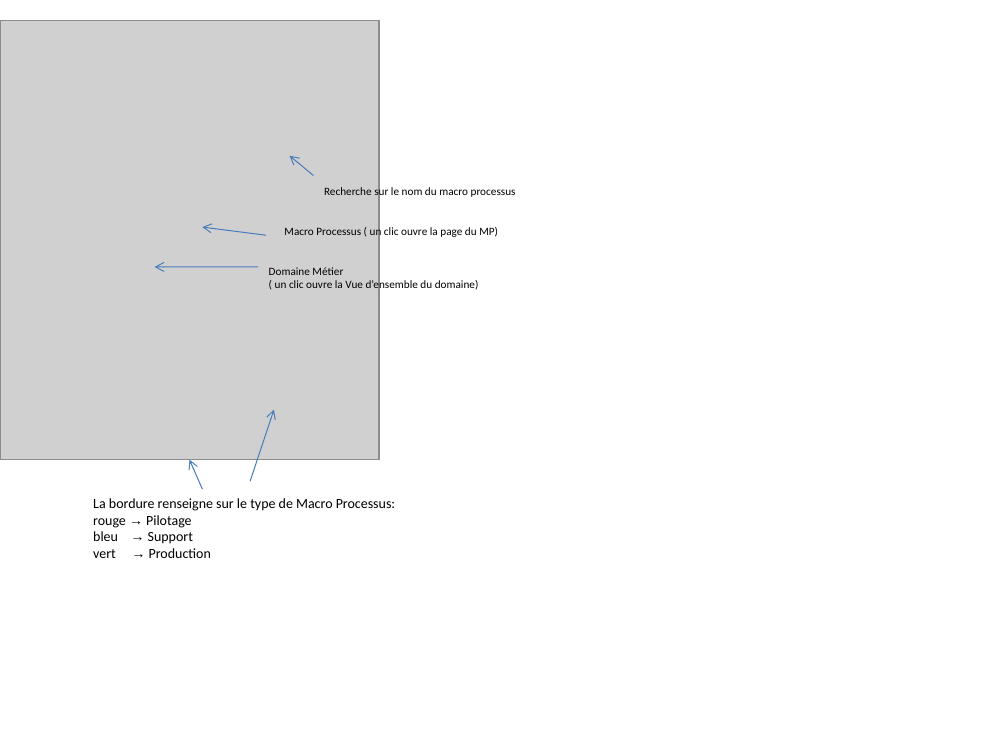
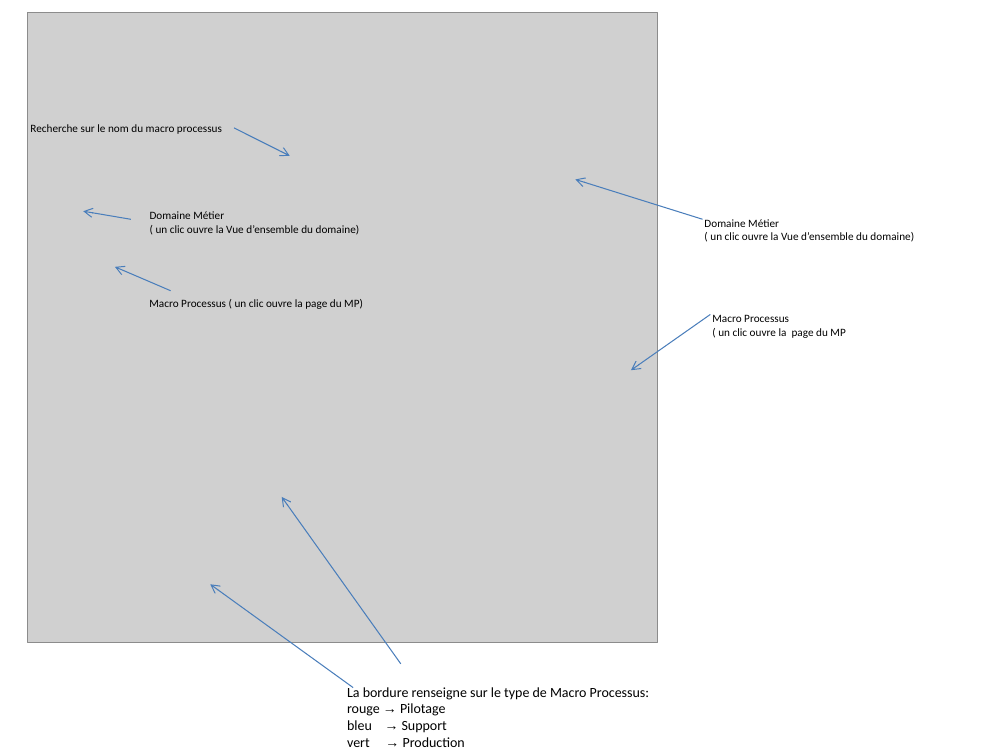
Before and after one commit to nadinew/site-urba, a slide deck: slide 5 of images/aide/aide.ppt. Drawn at 1008x756 pixels with LibreOffice and Linux fonts; fonts in the diff are those of the drawing; grey boxes stand for pictures. Boxes give left, top, right and bottom in pixels: in the first picture for what was removed or moved away, otherwise in the second. Text is boxed around its words. In the diff, an @@ line names an element or a change of style, - is before the commit and + after.

```diff
--- a/images/aide/aide.ppt
+++ b/images/aide/aide.ppt
@@ picture: place and size @@
-picture at <box>0,21,379,460</box>
+picture at <box>27,13,657,643</box>
@@ text "Recherche sur le nom du ...": place and size @@
-text "Recherche sur le nom du ..." at <box>324,186,516,199</box>
+text "Recherche sur le nom du ..." at <box>30,124,222,134</box>
@@ arrow moved from (313, 175) - (289, 155) to (234, 128) - (289, 156) @@
@@ arrow added from (703, 220) to (576, 179), #4A7EBB 0.74 pt @@
@@ text "Domaine Métier": place and size @@
-text "Domaine Métier" at <box>269,267,479,292</box>
+text "Domaine Métier" at <box>150,211,360,235</box>
@@ arrow moved from (266, 235) - (203, 227) to (131, 220) - (84, 212) @@
@@ text added at <box>704,219,914,242</box>, 8 pt, text #000000 @@
+Domaine Métier
+( un clic ouvre la Vue d’ensemble du domaine)
@@ arrow moved from (258, 267) - (154, 267) to (170, 290) - (115, 267) @@
@@ text "Macro Processus ( un clic ...": place and size @@
-text "Macro Processus ( un clic ..." at <box>284,226,498,239</box>
+text "Macro Processus ( un clic ..." at <box>149,299,363,309</box>
@@ arrow added from (711, 314) to (631, 370), #4A7EBB 0.74 pt @@
@@ text added at <box>712,314,845,338</box>, 8 pt, text #000000 @@
+Macro Processus
+( un clic ouvre la page du MP
@@ arrow removed from (250, 481) to (274, 409) @@
@@ arrow removed from (203, 489) to (190, 460) @@
@@ arrow added from (401, 664) to (281, 497), #4A7EBB 0.74 pt @@
@@ arrow added from (353, 687) to (211, 585), #4A7EBB 0.74 pt @@
@@ text "La bordure renseigne sur le ...": place and size @@
-text "La bordure renseigne sur le ..." at <box>93,498,395,558</box>
+text "La bordure renseigne sur le ..." at <box>347,685,649,747</box>
```
Also in this commit, not shown: 13 other files.
